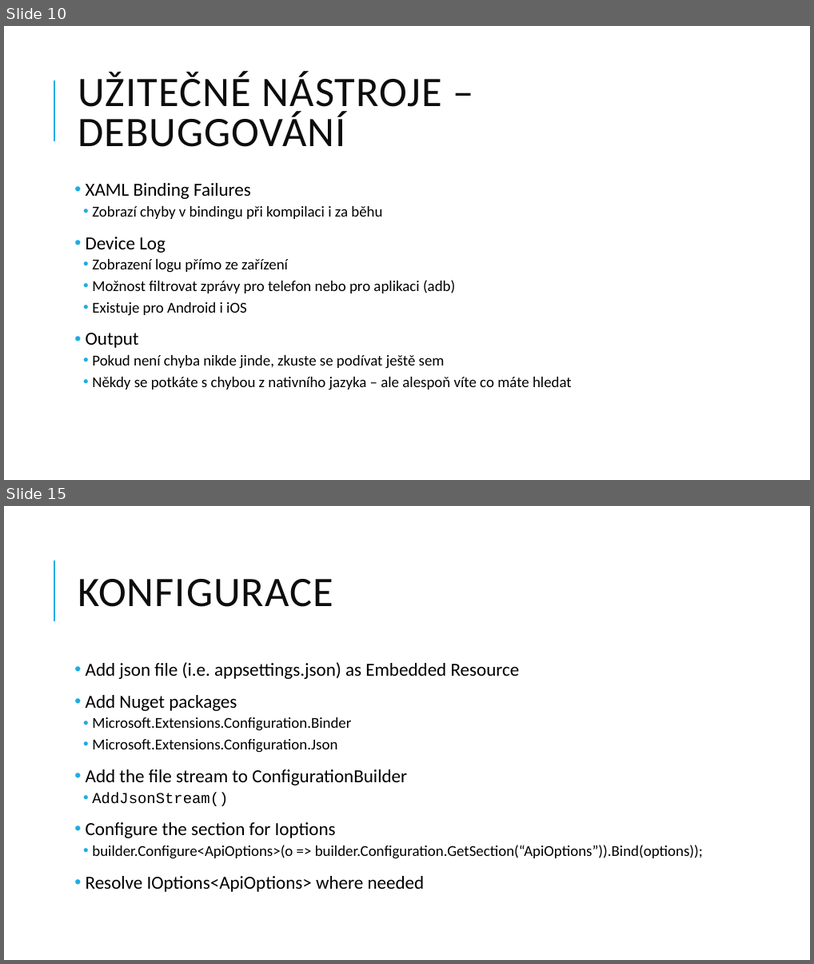
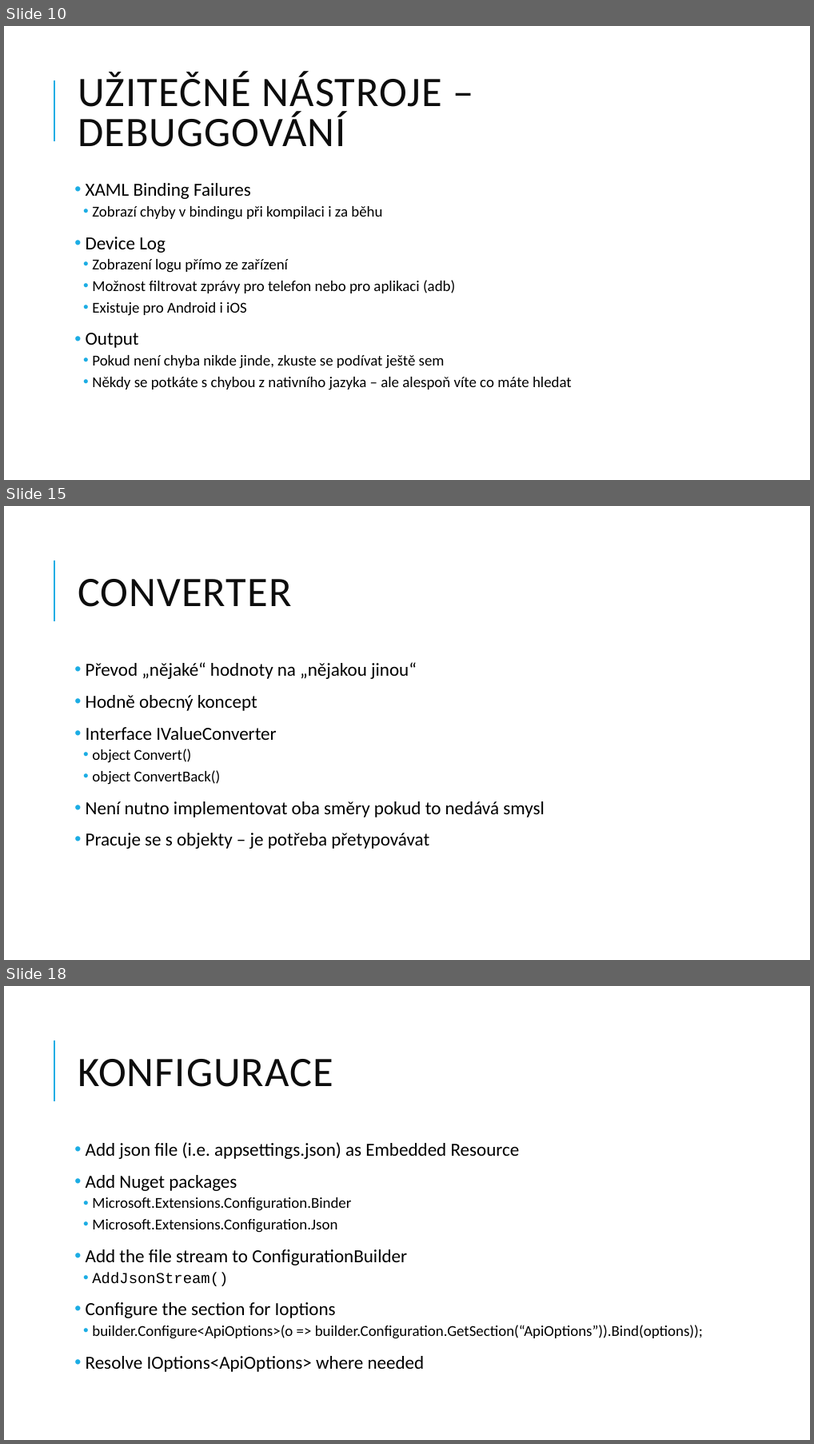
Before and after one commit to jasho/pv239-maui, a slide deck: 07_Bonus/PV239-Xamarin-07_Bonus.pptx. Shown one above the other, each under a label of ours: slides 10 and 15 before the commit, slides 10, 15 and 18 after it; the slides between them are not shown. The pictures are 814x964 and 814x1444 pixels, drawn with LibreOffice and Linux fonts; fonts in the diff are those of the drawing. Boxes give left, top, right and bottom in pixels: in the first picture for what was removed or moved away, otherwise in the second. Text is boxed around its words. In the diff, an @@ line names an element or a change of style, - is before the commit and + after.

```diff
--- a/07_Bonus/PV239-Xamarin-07_Bonus.pptx
+++ b/07_Bonus/PV239-Xamarin-07_Bonus.pptx
@@ slide 15 added at (4,506,810,960), background #FFFFFF; not listed: 1 template element that a slide beside it also shows @@
@@ title added at (78,579,291,607), 50 pt, text #0D0D0D @@
+CONVERTER
@@ text added at (86,662,545,848), 22 pt, text #000000 @@
+• Převod „nějaké“ hodnoty na „nějakou jinou“
+• Hodně obecný koncept
+• Interface IValueConverter
+  • object Convert()
+  • object ConvertBack()
+• Není nutno implementovat oba směry pokud to nedává smysl
+• Pracuje se s objekty – je potřeba přetypovávat
@@ what was slide 15 is now slide 18 @@
```
Also in this commit, not shown: 2 slides changed, 2 other slides added.
